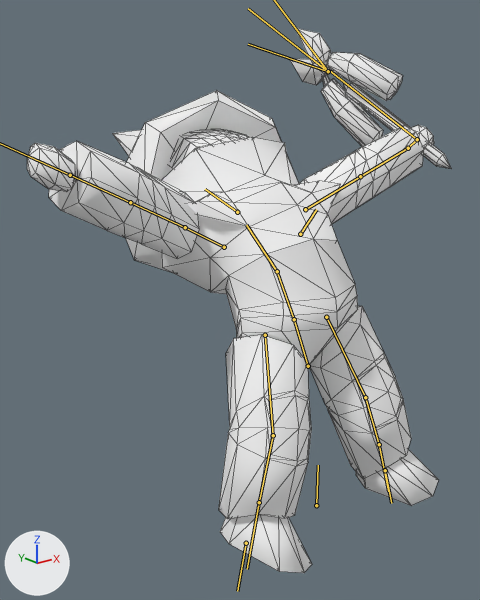
The glTF model Models/characters GLB format/bomwiz.glb as it was, and as the next commit left it.
Before and after are seen from a camera (50 mm lens) standing at (-4.43, -4.24, 4.18) and looking at (-0.02, 1.26, 1.98). Every picture has the same lights, and +X, +Y and +Z are marked at lower left. Both versions are drawn at frame 2 of the action 'hurt'; the numbers are the values there. The bones that bend it are drawn over the model as lines. Mesh edges are drawn as thin lines.

Names of what the first picture shows: 'defusalwizmesh'.
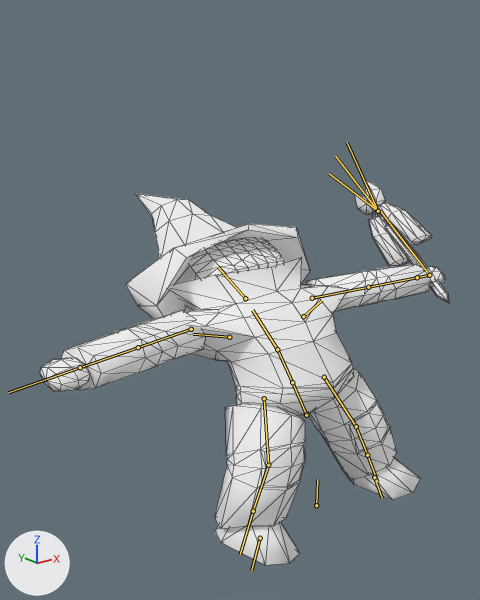
Changed parts and their boxes [x1, y1, x2, y2] in the pictures (480 x 600 px):
'defusalwizmesh', posed (29% shorter): before [27, 28, 451, 573]; after [40, 179, 449, 565]
bone 'center', root to tip: before (316, 505) to (318, 465); after (316, 505) to (317, 479)
bone 'spine', root to tip: before (294, 319) to (277, 271); after (292, 382) to (277, 349)
bone 'spine.001', root to tip: before (277, 271) to (246, 225); after (277, 349) to (252, 310)
bone 'head', root to tip: before (237, 212) to (205, 189); after (245, 298) to (218, 267)
bone 'shoulder.r', root to tip: before (224, 247) to (187, 228); after (229, 337) to (193, 334)
bone 'arm.r', root to tip: before (185, 227) to (130, 202); after (191, 329) to (138, 347)
bone 'shoulder.l', root to tip: before (300, 234) to (316, 209); after (303, 316) to (322, 300)
bone 'arm.l', root to tip: before (305, 209) to (360, 176); after (312, 298) to (368, 287)
bone 'hand.l', root to tip: before (408, 148) to (417, 139); after (417, 277) to (429, 275)
bone 'leg.r', root to tip: before (265, 335) to (273, 435); after (264, 398) to (268, 465)
bone 'leg.r.001', root to tip: before (273, 435) to (259, 502); after (268, 465) to (253, 511)
bone 'foot.r', root to tip: before (259, 502) to (247, 569); after (253, 511) to (240, 554)
bone 'leg.l', root to tip: before (326, 317) to (365, 397); after (324, 377) to (356, 426)
bone 'leg.l.001', root to tip: before (365, 397) to (379, 444); after (356, 426) to (367, 455)
bone 'foot.l', root to tip: before (379, 444) to (388, 491); after (367, 455) to (377, 481)

The change in detail:
Bone 'center' (bone_center) is rescaled from (1.0, 1.13, 1.0) to (1.0, 0.73, 1.0).
Bone 'spine' (bone_spine) turns from (-4, 0, 0) to (0, 0, 0) degrees about its own x, y and z.
Bone 'spine.001' (bone_spine_001) turns from (-20, 0, 0) to (-12, 0, 0) degrees about its own x, y and z.
Bone 'head' (bone_head) turns from (-21, 0, 0) to (-12, 0, 0) degrees about its own x, y and z.
Bone 'shoulder.r' (bone_shoulder_r) turns from (12, 1, -30) to (3, 5, -22) degrees about its own x, y and z.
Bone 'arm.r' (bone_arm_r) turns from (73, 26, 87) to (82, 32, 95) degrees about its own x, y and z.
Bone 'hand.r' (bone_hand_r) turns from (9, 4, 13) to (0, 0, 0) degrees about its own x, y and z.
Bone 'shoulder.l' (bone_shoulder_l) turns from (12, -1, 30) to (3, -5, 22) degrees about its own x, y and z.
Bone 'arm.l' (bone_arm_l) turns from (73, -26, -87) to (82, -32, -95) degrees about its own x, y and z.
Bone 'hand.l' (bone_hand_l) turns from (9, -4, -13) to (0, 0, 0) degrees about its own x, y and z.
Bone 'leg.r' (bone_leg_r) turns from (15, -3, -6) to (14, -2, -11) degrees about its own x, y and z.
Bone 'leg.r' (bone_leg_r) is rescaled from (0.99, 1.02, 0.99) to (0.99, 0.95, 1.02).
Bone 'leg.r.001' (bone_leg_r_001) turns from (6, -3, -15) to (6, -3, -12) degrees about its own x, y and z.
Bone 'leg.r.001' (bone_leg_r_001) is rescaled from (1.05, 0.98, 1.0) to (0.91, 1.09, 1.01).
Bone 'foot.r' (bone_foot_r) turns from (-4, -4, -6) to (-2, -4, -4) degrees about its own x, y and z.
Bone 'foot.r' (bone_foot_r) is rescaled from (0.99, 1.02, 1.0) to (1.02, 0.95, 1.0).
Bone 'leg.l' (bone_leg_l) turns from (15, 3, 6) to (14, 2, 11) degrees about its own x, y and z.
Bone 'leg.l' (bone_leg_l) is rescaled from (0.99, 1.02, 0.99) to (0.99, 0.95, 1.02).
Bone 'leg.l.001' (bone_leg_l_001) turns from (6, 3, 15) to (6, 3, 12) degrees about its own x, y and z.
Bone 'leg.l.001' (bone_leg_l_001) is rescaled from (1.05, 0.98, 1.0) to (0.91, 1.09, 1.01).
Bone 'foot.l' (bone_foot_l) turns from (-4, 4, 6) to (-2, 4, 4) degrees about its own x, y and z.
Bone 'foot.l' (bone_foot_l) is rescaled from (0.99, 1.02, 1.0) to (1.02, 0.95, 1.0).
